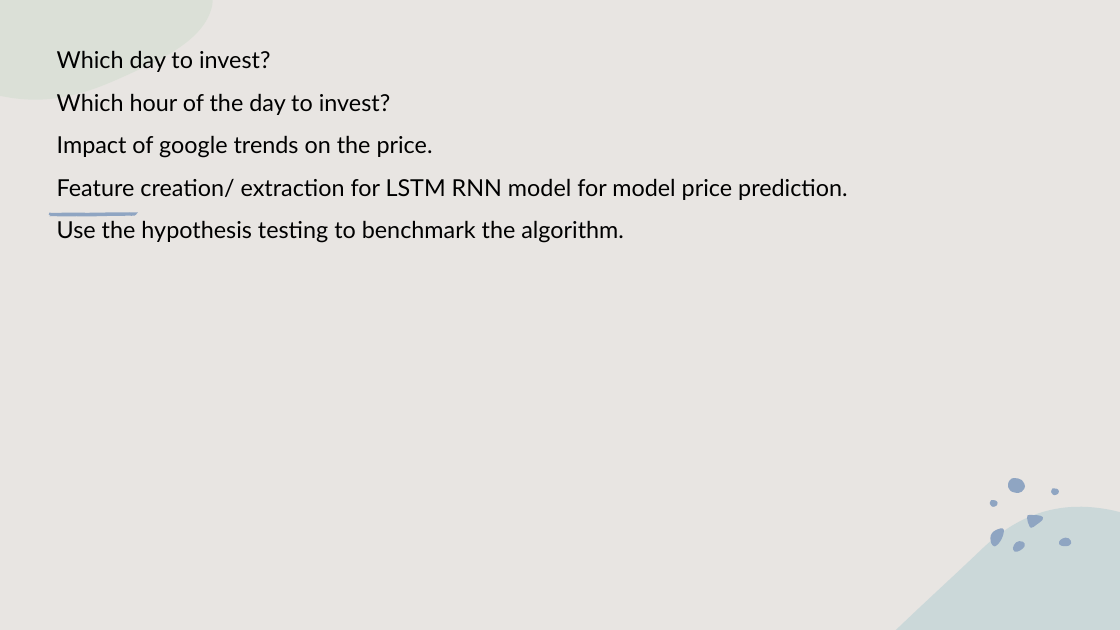
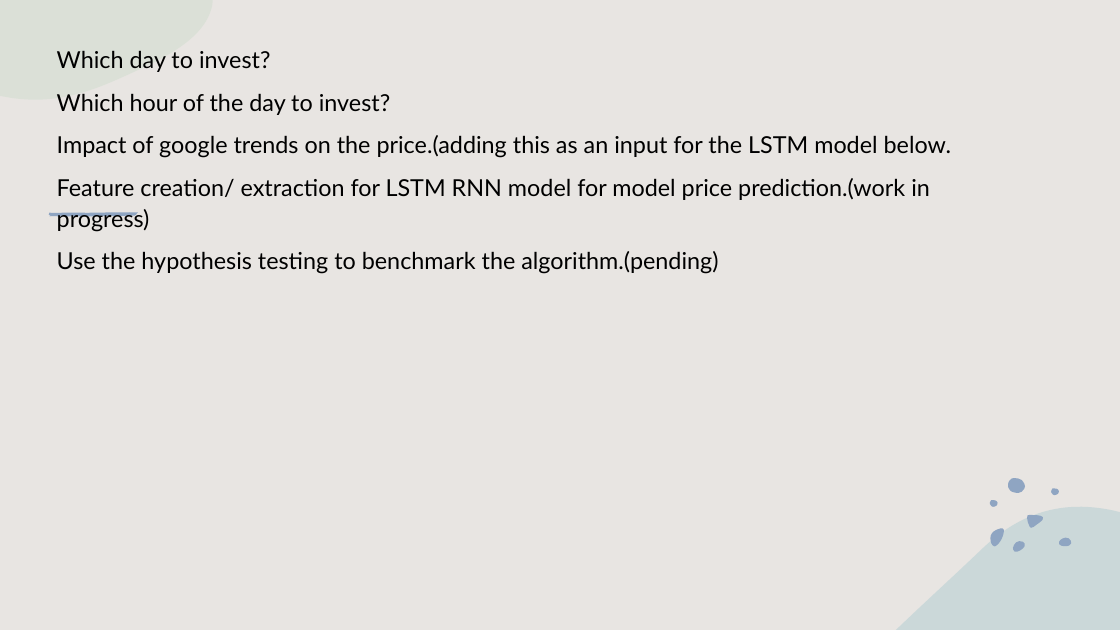
Before and after one commit to gamparohit/bitcoin, a slide deck: slide 3 of Data Mining Project.pptx. Drawn at 1120x630 pixels with LibreOffice and Linux fonts; fonts in the diff are those of the drawing. Boxes give left, top, right and bottom in pixels: in the first picture for what was removed or moved away, otherwise in the second. Text is boxed around its words. In the diff, an @@ line names an element or a change of style, - is before the commit and + after.

Commit message:
small changes to the presentation

```diff
--- a/Data Mining Project.pptx
+++ b/Data Mining Project.pptx
@@ text at (57, 135, 951, 274): text changed @@
-Impact of google trends on the price.
-Feature creation/ extraction for LSTM RNN model for model price prediction.
-Use the hypothesis testing to benchmark the algorithm.
+Impact of google trends on the price.(adding this as an input for the LSTM model below.
+Feature creation/ extraction for LSTM RNN model for model price prediction.(work in progress)
+Use the hypothesis testing to benchmark the algorithm.(pending)
```
